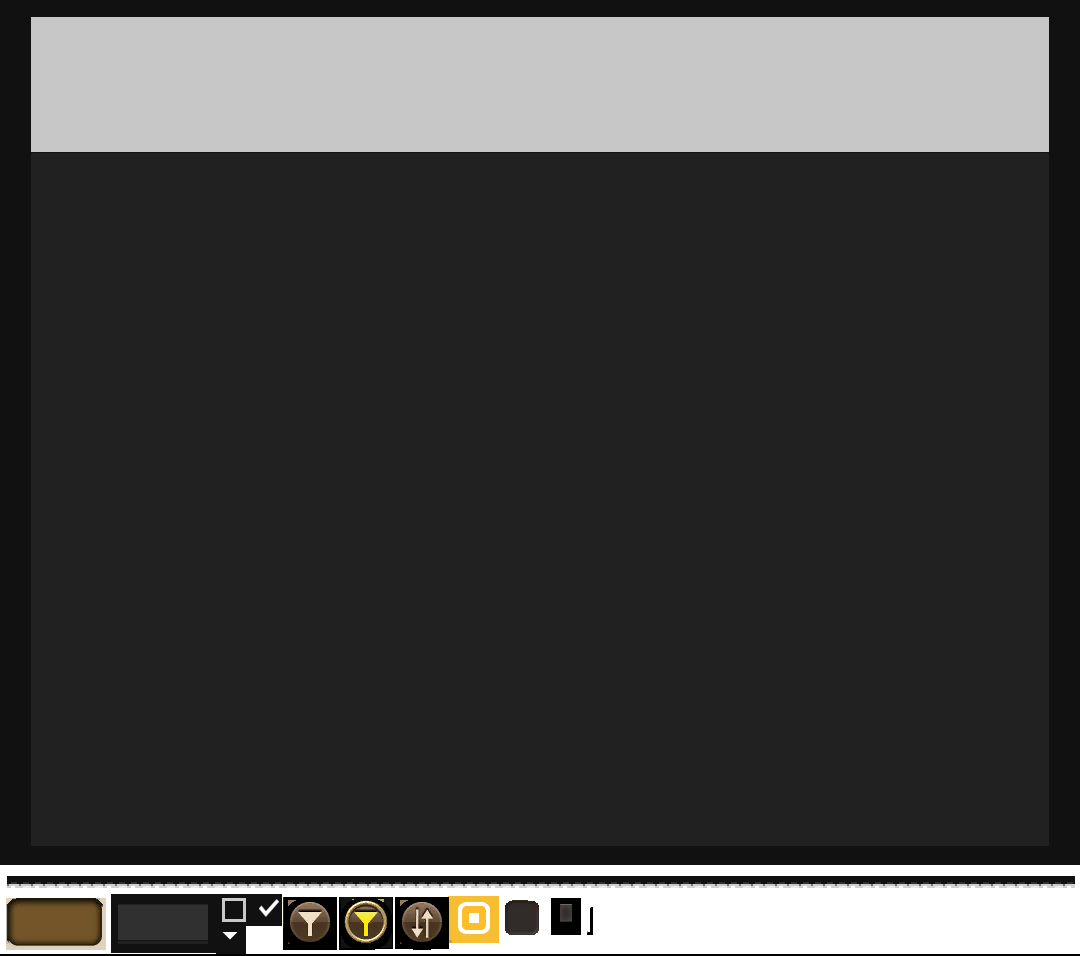
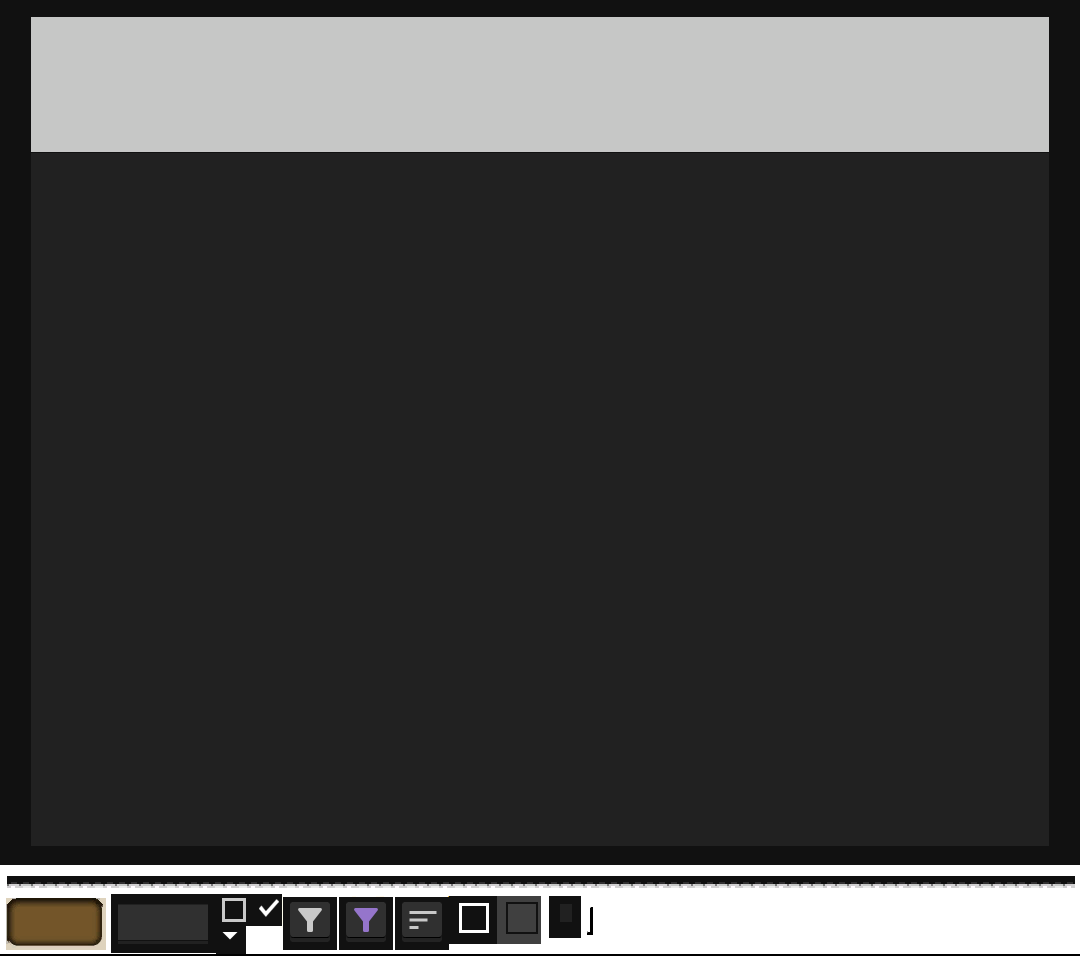
Layered file, before and after one edit (1080x956). Changes by layer:
added group "filter normal" with 4 layers above "filter selected" over left=290, top=902, right=330, bottom=942
added layer "icon" (2nd of 4, in "filter normal") in group "filter normal" over left=298, top=908, right=322, bottom=932
added group "square button" (1st of 3, in "filter normal") with 2 layers in group "filter normal" over left=290, top=902, right=330, bottom=942
added layer "background" (1st of 5, in "filter normal" › "square button") in group "square button" over left=290, top=902, right=330, bottom=942
added group "filter selected" with 4 layers above "order" over left=346, top=902, right=386, bottom=942
added layer "icon" (3rd of 4, in "filter selected") in group "filter selected" over left=354, top=908, right=378, bottom=932
added group "square button" (2nd of 3, in "filter selected") with 2 layers in group "filter selected" over left=346, top=902, right=386, bottom=942
added layer "background" (2nd of 5, in "filter selected" › "square button") in group "square button" over left=346, top=902, right=386, bottom=942
added group "order" with 4 layers above "textInput" over left=402, top=902, right=442, bottom=942
added layer "icon" (4th of 4, in "order") in group "order" over left=409, top=911, right=437, bottom=929
added group "square button" (3rd of 3, in "order") with 2 layers in group "order" over left=402, top=902, right=442, bottom=942
added layer "background" (3rd of 5, in "order" › "square button") in group "square button" over left=402, top=902, right=442, bottom=942
added group "textInput" with 2 layers above "line" over left=449, top=896, right=581, bottom=944
added layer "border" in group "textInput" over left=459, top=902, right=572, bottom=934
added layer "background" (4th of 5, in "textInput") in group "textInput" over left=449, top=896, right=581, bottom=944
painted on "background" (5th of 5) over left=283, top=897, right=449, bottom=950
…and 3 more changes (3 added)
